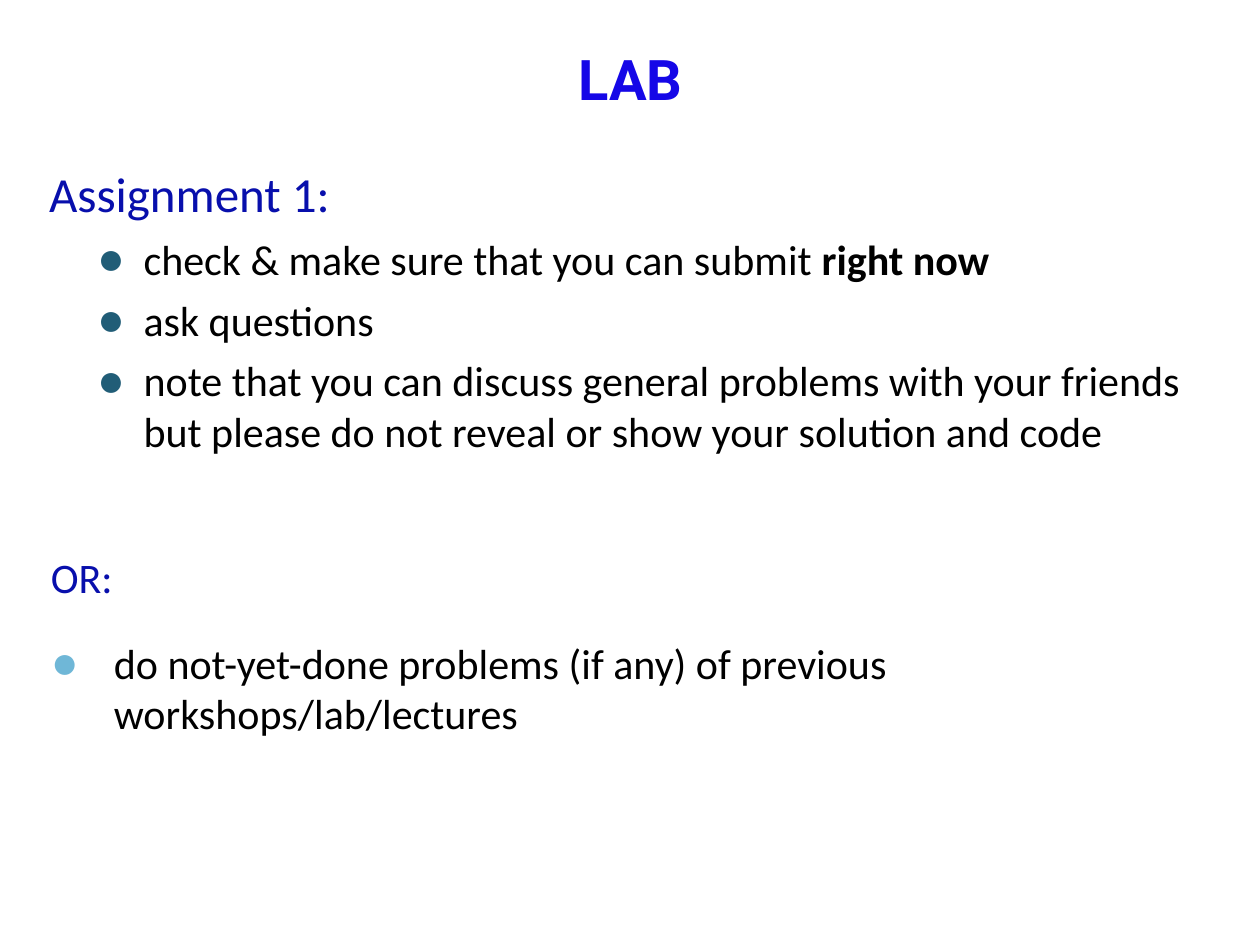
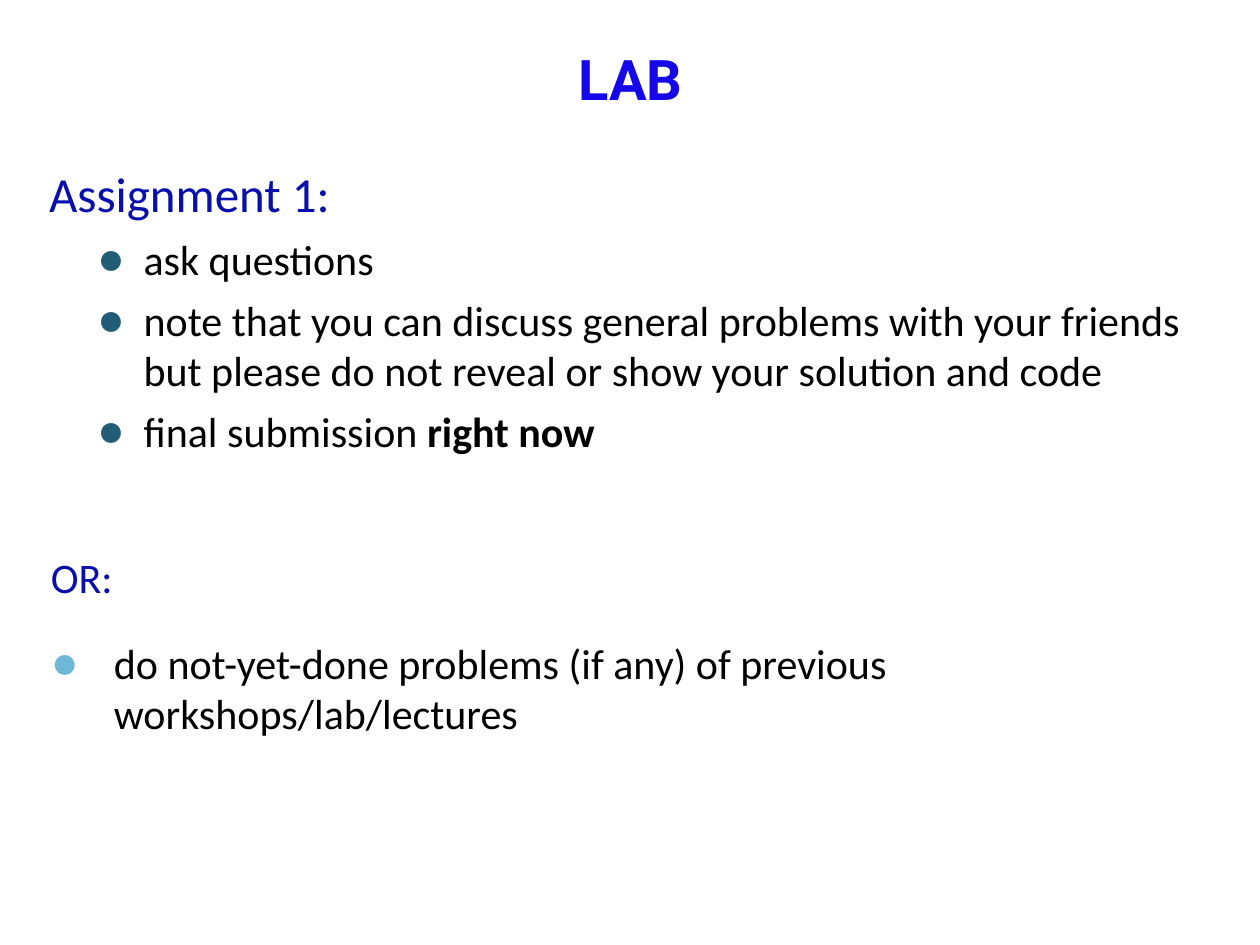
Before and after one commit to anhvir/c207, a slide deck: slide 16 of 06_C207_21S1.pptx (slide 15 before the commit). Drawn at 1260x945 pixels with LibreOffice and Linux fonts; fonts in the diff are those of the drawing; background and template pictures are left out. Boxes give left, top, right and bottom in pixels: in the first picture for what was removed or moved away, otherwise in the second. Text is boxed around its words. In the diff, an @@ line names an element or a change of style, - is before the commit and + after.

```diff
--- a/06_C207_21S1.pptx
+++ b/06_C207_21S1.pptx
@@ text at (144,245,989,282): paragraph removed @@
-  ● check & make sure that you can submit right now
@@ text at (144,417,594,454): paragraph added @@
+  ● final submission right now
```
Also in this commit, not shown: 15 other slides changed, 1 slide added, 1 other file.
